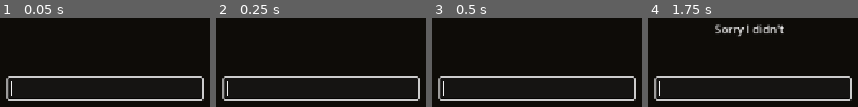
Above: before the commit, frames 1-4 (left to right).
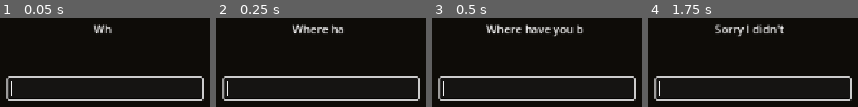
Above: after the commit, the same moments.

Repository: Jinrty/i-am-just-a-little-guy
Game: Godot game, scene res://main.tscn
Two runs of this game, one before a commit and one after it. Both use one fixed random seed, a clock stepped at 60 frames per second and the inputs below.
Inputs (mouse positions are in pixels of both pictures, inside the frame that each line leads up to):
- Up to frame 1 (0.05 s): no input
- Up to frame 2 (0.25 s): no input
- Up to frame 3 (0.5 s): no input
- Up to frame 4 (1.75 s): click (753, 88) at 0.52 s; type "12" at 0.6 s; tap Enter at 1.25 s; move the mouse to (outside the picture) at 1.27 s; hold Right from 1.28 s (still down); tap Alt at 1.35 s; click (outside the picture) at 1.42 s

The runs differ from the first frame. In frame 1, 0.6% of the frame differs, in the area x 44-54%, y 6-17%; in frame 2, 1.3%; in frame 3, 2.6%, in the area x 25-73%, y 6-22%; in frame 4, nothing differs.

Commit message:
Almost proper display!
- made so the key words are bold [doesnt work with 2+ words]
- added skip with space

Diff:
--- a/characters/detective.tres
+++ b/characters/detective.tres
@@ -9,5 +9,6 @@
 correct_answer = "farm"
 bad_answers = Array[String](["home", "pharmacy"])
 lines = Dictionary[String, Array]({
+"Benson": ["He was the best Gardener in whole Bern town"],
 "yesterday": ["No one told you?", "Poor Benson got killed yesterday..."]
 })
--- a/main.gd
+++ b/main.gd
@@ -1,6 +1,7 @@
 extends Control
 
 var possible_lines: Array = []
+var suggestions: Array = []
 
 var new_person = person.new()
 var queue: Array = []
@@ -22,23 +23,38 @@
 	possible_lines.append(new_person.correct_answer)
 	for i in new_person.bad_answers:
 		possible_lines.append(i)
-	print(new_person.lines)
+
+	write(new_person.question)
+
+func has_special_word(line: String) -> String:
+	var placeholder = line
+	for x in possible_lines:
+		if line.contains(x):
+			var index = placeholder.find(x)
+			var tab = placeholder.split("")
+			tab.insert(index, "[b]")
+			tab.insert(index + x.length() + 1, "[/b]")
+			placeholder = "".join(tab)
+			return placeholder
+
+	return line
+
 
 
 func write(text: String):
-	await get_tree().process_frame
-	$Label.text = ""
-	speaking = true
 	skip = false
+	has_special_word(text)
+	text = has_special_word(text)
+	$Label.text = text
+	$Label.visible_characters = 0
 	for i in text.length():
 		writing = true
 		if skip:
-			$Label.text = text
+			$Label.visible_characters = -1
 			break
-		$Label.text += text[i]
+		$Label.visible_characters += 1
 		await get_tree().create_timer(0.02).timeout
 	skip = false
-	speaking = false
 	writing = false
 
 	if queue.size() == 0:
--- a/main.tscn
+++ b/main.tscn
@@ -21,15 +21,16 @@
 offset_bottom = 408.0
 deselect_on_focus_loss_enabled = false
 
-[node name="Label" type="Label" parent="." unique_id=343648366]
+[node name="Label" type="RichTextLabel" parent="." unique_id=42466042]
 custom_minimum_size = Vector2(1, 1)
 layout_mode = 0
 offset_left = 434.0
 offset_top = 261.0
 offset_right = 726.0
 offset_bottom = 352.0
+bbcode_enabled = true
+autowrap_mode = 2
 horizontal_alignment = 1
 vertical_alignment = 1
-autowrap_mode = 2
 
 [connection signal="text_submitted" from="LineEdit" to="." method="_on_line_edit_text_submitted"]
